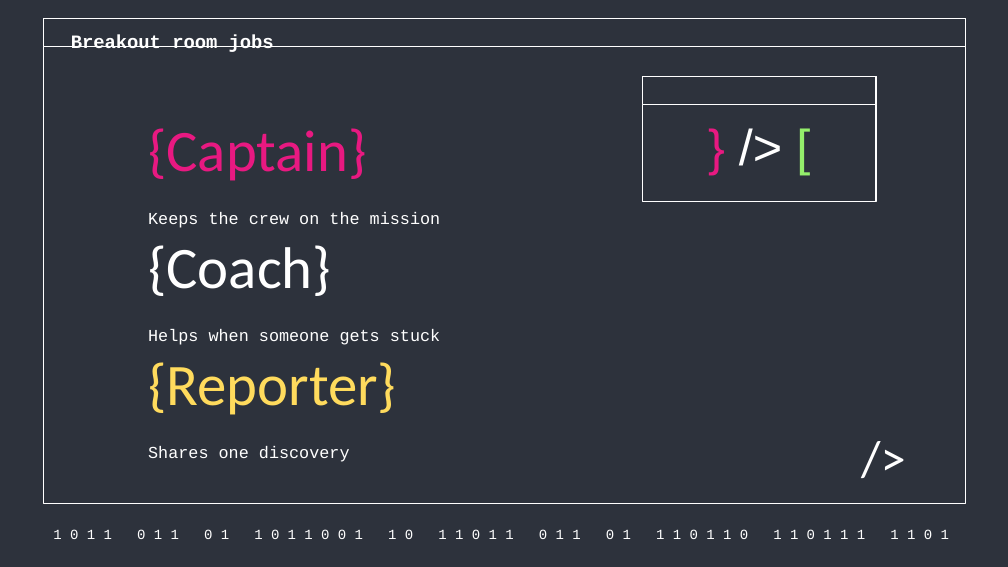
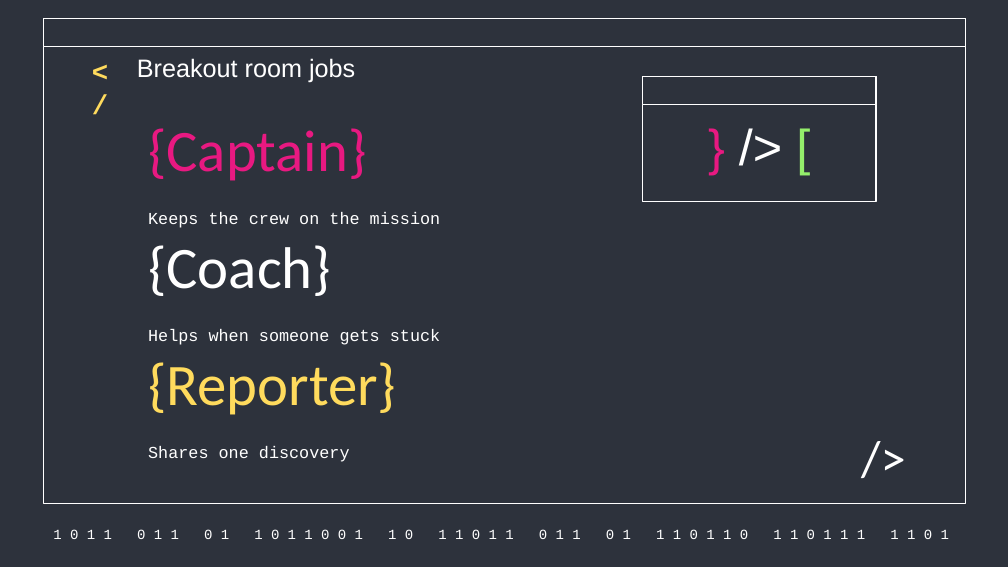
Before and after one commit to aghimir3/KidsComputerScience, a slide deck: slide 17 of 2026-07-11_Intro_to_Computer_Science_Programming/2026-07-11_Intro_to_Computer_Science_Programming.pptx. Drawn at 1008x567 pixels with LibreOffice and Linux fonts; fonts in the diff are those of the drawing. Boxes give left, top, right and bottom in pixels: in the first picture for what was removed or moved away, otherwise in the second. Text is boxed around its words. In the diff, an @@ line names an element or a change of style, - is before the commit and + after.

Commit message:
fix(2026-07-11): match slide heading style

```diff
--- a/2026-07-11_Intro_to_Computer_Science_Programming/2026-07-11_Intro_to_Computer_Science_Programming.pptx
+++ b/2026-07-11_Intro_to_Computer_Science_Programming/2026-07-11_Intro_to_Computer_Science_Programming.pptx
@@ text added at (82,49,134,85), 19.5 pt, text #FFDB5D, bold @@
+</
@@ text "Breakout room jobs": place and size @@
-text "Breakout room jobs" at (71,34,274,52)
+text "Breakout room jobs" at (137,58,355,83)
@@ text "Breakout room jobs" at (137,58,355,83): size 13.5 to 18 pt, font Courier New to Arial, bold off @@
```
Also in this commit, not shown: 15 other slides changed, 1 other file.
